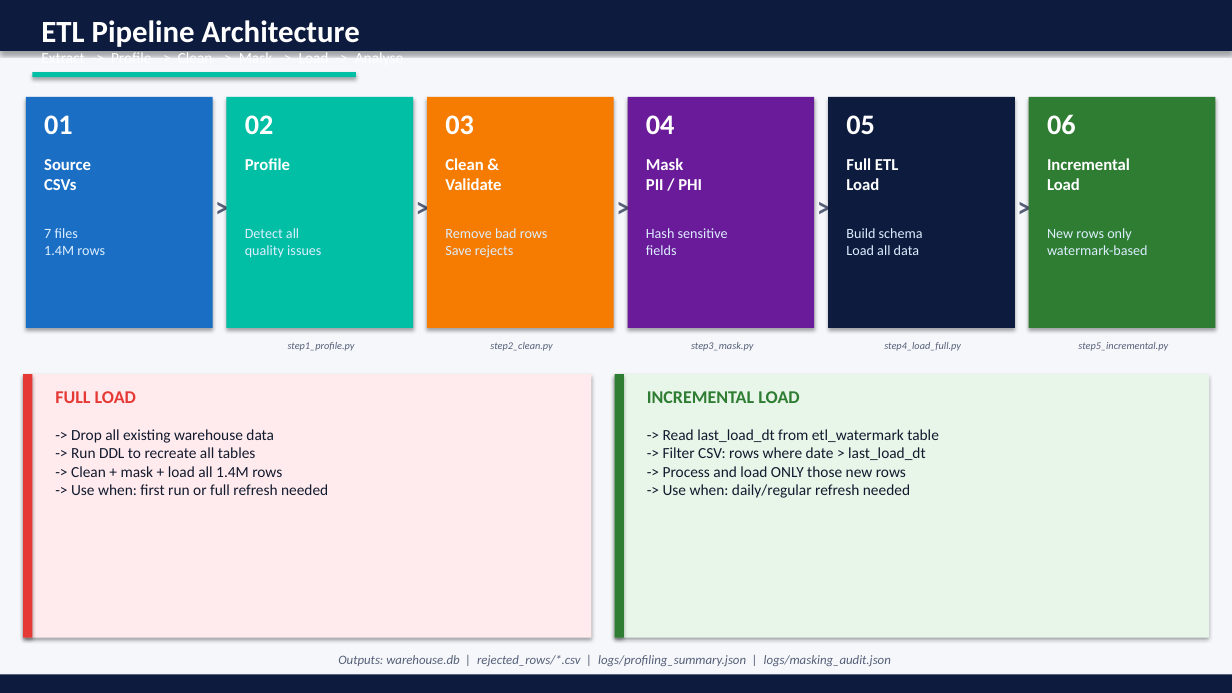
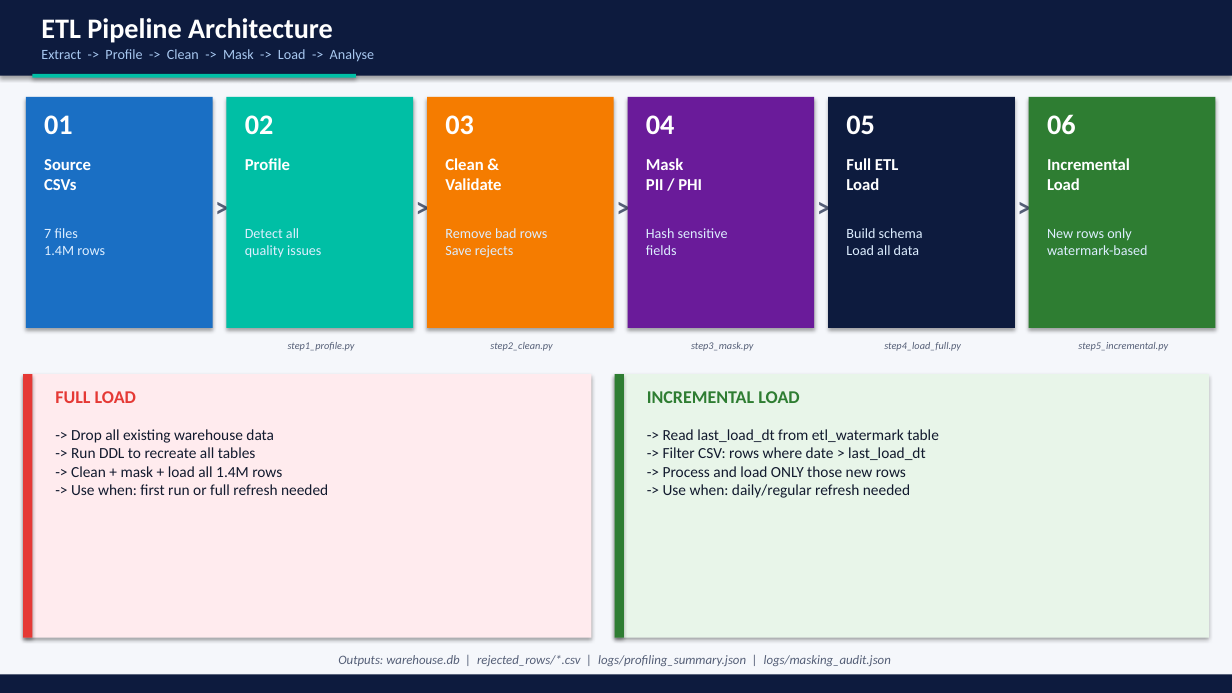
Before and after one commit to mhgowda/healthcare-insurance-dw-capstone, a slide deck: slide 6 of Healthcare_Insurance_DW_Capstone.pptx. Drawn at 1232x693 pixels with LibreOffice and Linux fonts; fonts in the diff are those of the drawing. Boxes give left, top, right and bottom in pixels: in the first picture for what was removed or moved away, otherwise in the second. Text is boxed around its words. In the diff, an @@ line names an element or a change of style, - is before the commit and + after.

```diff
--- a/Healthcare_Insurance_DW_Capstone.pptx
+++ b/Healthcare_Insurance_DW_Capstone.pptx
@@ rectangle: place and size @@
-rectangle at bbox=[0, 0, 1232, 51]
+rectangle at bbox=[0, 0, 1232, 76]
@@ text "ETL Pipeline Architecture" at bbox=[41, 18, 333, 43]: size 24 to 22 pt @@
@@ text "Extract -> Profile -> Clean ..." at bbox=[41, 49, 374, 62]: size 12 to 11 pt, text colour #FFFFFF to #A8C8F0 @@
```
Also in this commit, not shown: 13 other slides changed, 1 other file.
